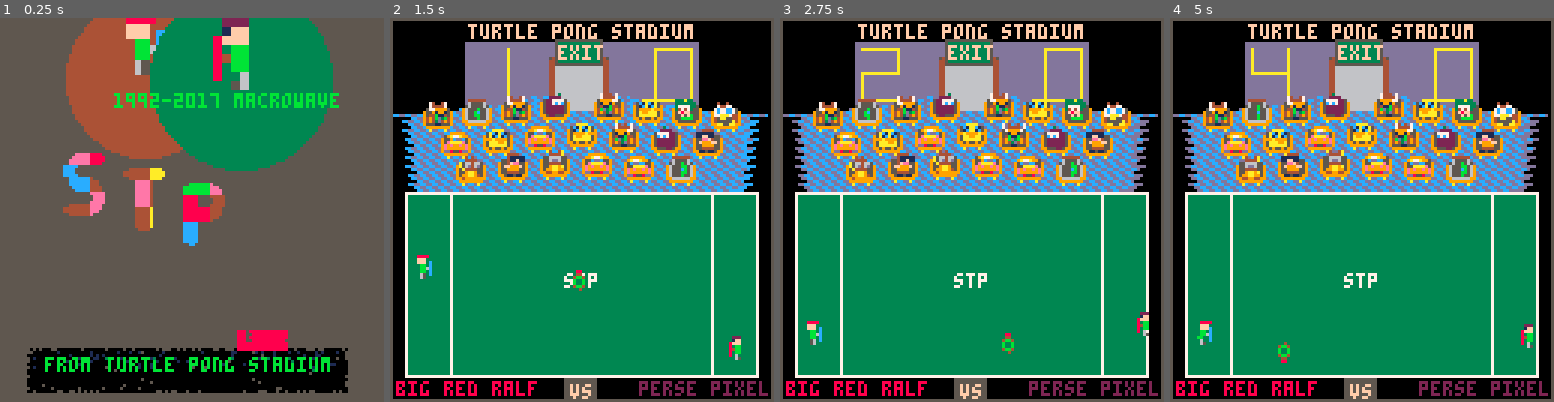
Above: before the commit, frames 1-4 (left to right).
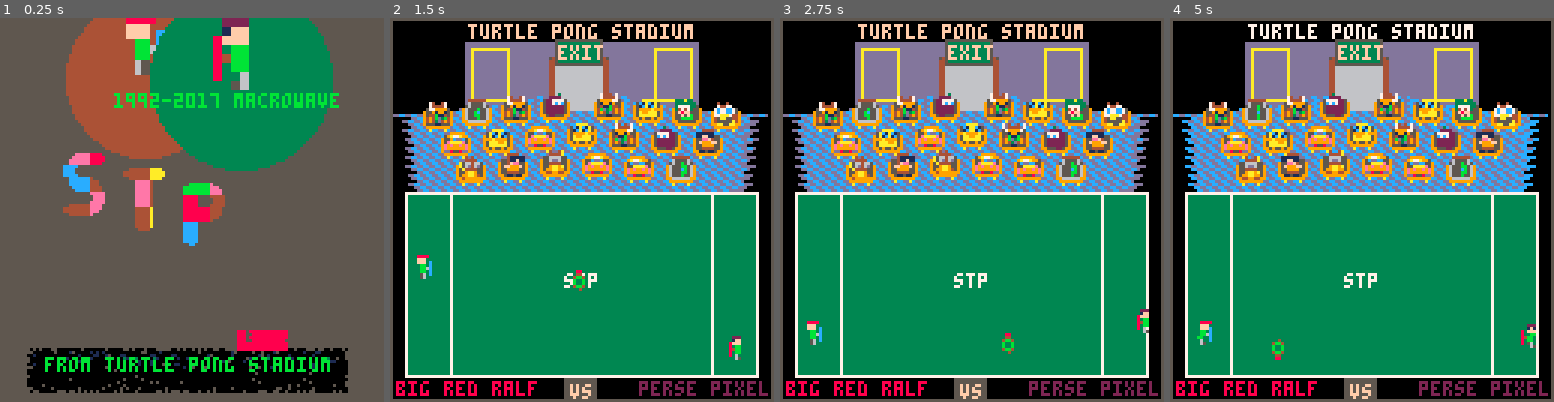
Above: after the commit, the same moments.

Repository: topromulan/STP4
Game: PICO-8 cartridge stp4.p8
Two runs of this game, one before a commit and one after it. Both use one fixed random seed, a clock stepped at 60 frames per second and the inputs below.
Inputs:
- Up to frame 1 (0.25 s): no input
- Up to frame 2 (1.5 s): tap X (X key) at 0.33, 1.07 s; tap O (Z key) at 0.7 s
- Up to frame 3 (2.75 s): hold Right 1.6-2.1 s; hold P2 Left 1.6-2.1 s; tap O (Z key) at 1.7, 2.1, 2.5 s; tap X (X key) at 1.85 s; hold Up 2.15-2.42 s; hold P2 Down 2.15-2.42 s; hold Right from 2.47 s (still down); hold P2 Left from 2.47 s (still down)
- Up to frame 4 (5 s): tap O (Z key) every 0.4 s from 2.9 to 4.9 s; tap X (X key) at 2.97, 4.08 s; release Right at 3.03 s; release P2 Left at 3.03 s; hold Left 3.08-3.58 s; hold P2 Right 3.08-3.58 s; hold Down 3.63-3.97 s; hold P2 Up 3.63-3.97 s; hold Right 4.02-4.68 s; hold P2 Left 4.02-4.68 s; hold Up from 4.73 s (still down); hold P2 Down from 4.73 s (still down)

The runs differ from the first frame. In frame 1, 0.9% of the frame differs, in the area x 7-89%, y 85-98%; in frame 2, 11%; in frame 3, 0.3%; in frame 4, 12%, in the area x 0-99%, y 1-90%.

Commit message:
newbtn system

Diff:
--- a/stp4.p8
+++ b/stp4.p8
@@ -111,6 +111,7 @@
  screen.draw=intro_draw
 
  game_init()
+ newbtn_init()
 
  cls(5)
 end
@@ -130,7 +131,7 @@
 
  if(btnp()!=0 and not intro_ending) intro_ending=true
  for p=1,2 do
-  if(btnp(4,p%2) or btnp(5,p%2)) then
+  if(newbtnp("o",p) or newbtnp("x",p)) then
    if(players[p].ai) then
     players[p].ai=false
    else
@@ -170,6 +171,7 @@
  if(rnd()>0.985) then ry+=rnd()-suby end
 
  sound_effect_mgmt()
+ newbtn_mgmt()
 end
 
 function intro_draw()
@@ -311,6 +313,10 @@
 
  players[1].ai=true
  players[2].ai=true
+ players[1].js={}
+ players[1].js.num=1
+ players[2].js={}
+ players[2].js.num=0
 
  players[1].sprites={9,25,41,57,56,55,54}
  players[2].sprites={10,26,42,58,59,60,61}
@@ -452,7 +458,7 @@
   oddball.dx=0 oddball.dy=0
   players[num].holding=true
  elseif(players[num].holding) then
-  if(btn(4,num%2)) then
+  if(newbtn("o",num)) then
    --still winding up
    players[num].winding_up=true
    player_windup(num)
@@ -546,11 +552,11 @@
 
  for p=1,2 do
   set_player_pose(p,1+flr(rnd(1.05)))
-  if(not players[p].ai and (players[p].holding or players[p].dancing or not btn(4,p%2))) then
-   if(btn(0,p%2)) players[p].dx-=0.45-rnd(0.05)
-   if(btn(1,p%2)) players[p].dx+=0.39+rnd(0.05)
-   if(btn(2,p%2)) players[p].dy-=0.45-rnd(0.03)
-   if(btn(3,p%2)) players[p].dy+=0.45+rnd(0.03)
+  if(not players[p].ai and (players[p].holding or players[p].dancing or not newbtn("o",p))) then
+   if(newbtn("l",p)) players[p].dx-=0.45-rnd(0.05)
+   if(newbtn("r",p)) players[p].dx+=0.39+rnd(0.05)
+   if(newbtn("u",p)) players[p].dy-=0.45-rnd(0.03)
+   if(newbtn("d",p)) players[p].dy+=0.45+rnd(0.03)
   elseif(players[p].ai) then
    -- simple ai
    -- later integrate w normal movement
@@ -561,10 +567,11 @@
     players[p].y+=2
    end
   end
-  if(not (btn(0,p%2) or btn(1,p%2))) players[p].dx*=0.65
-  if(not (btn(2,p%2) or btn(3,p%2))) players[p].dy*=0.74
+  if(not (newbtn("l",p) or newbtn("r",p))) players[p].dx*=0.65
+  if(not (newbtn("u",p) or newbtn("d",p))) players[p].dy*=0.74
   --introduces a waver when not hanging onto the paddle
-  if(band(shr(btn(),(p%2)*8),2^0+2^1+2^2+2^3)==0) then
+--  if(band(shr(btn(),(p%2)*8),2^0+2^1+2^2+2^3)==0) then
+  if(not (newbtn("l",p) or newbtn("r",p) or newbtn("u",p) or newbtn("d",p))) then
    players[p].dx*=(0.7+rnd(0.6))
    players[p].dy*=(0.7+rnd(0.6))
    if(rnd()<players[p].dx) players[p].dx*=-1
@@ -595,8 +602,8 @@
    players[p].y+=players[p].dy
   end
 
-  if(btn(4,p%2) or players[p].winding_up) then player_service(p) end
-  if(btnp(5,(p+1)%2)) then players[p].score+=1 end
+  if(newbtn("o",p) or players[p].winding_up) then player_service(p) end
+--  if(newbtnp("x",p)) then players[(p%2)+1].score+=1 end
  end
 
  if(oddball.upforgrabs) then
@@ -673,7 +680,7 @@
    sfx(1+oddball.approaching_player)
    --glancing blows
    --extra oomph
-   if(btn(4,oddball.approaching_player%2)) then oddball.dx*=1.1 sfx(0) end
+   if(newbtn("o",oddball.approaching_player)) then oddball.dx*=1.1 sfx(0) end
   end
  end
 
@@ -719,6 +726,7 @@
  end
 
  sound_effect_mgmt()
+ newbtn_mgmt()
 end
 
 function shuffle_audience_timing()
@@ -1009,7 +1017,10 @@
 
 function party_update()
  party_time=cycles-party_started
- if(party_time>120 or ((party_time>25) and (btnp(4,0)  or  btnp(4,1)))) then do_intro() end
+ if(party_time>120 or ((party_time>25) and (newbtnp("o",1) or newbtnp("o",2)))) then do_intro() end
+
+ sound_effect_mgmt()
+ newbtn_mgmt()
 end
 
 function party_draw()
@@ -1111,6 +1121,62 @@
 function schedule_sfx(s,o)
  add(scheduled_sfx,{s,cycles+o})
 end
+
+function newbtn_init()
+ for p=1,2 do
+  for b=0,5 do
+   if(btn(b,players[p].js.num)) then
+    --false is a reminder that it
+    -- was already pressed at init
+    players[p].js[newbtn_conv(b)]=false
+   else
+    players[p].js[newbtn_conv(b)]=nil
+   end
+  end
+ end
+end
+
+function newbtn_conv(x)
+ js_mappings={
+  {0,"l"},{1,"r"},{2,"u"},{3,"d"},
+  {4,"o"},{5,"x"}
+ }
+ for i=1,#js_mappings do
+  if(x==js_mappings[i][1]) return js_mappings[i][2]
+  if(x==js_mappings[i][2]) return js_mappings[i][1]
+ end
+ debug1="newbtn_convert miss"
+end
+
+function newbtn_mgmt()
+ for p=1,2 do
+  for b=0,5 do
+   local m=newbtn_conv(b)
+   if(btn(b,players[p].js.num)) then
+    if(players[p].js[m]) then
+     players[p].js[m]+=1
+    else
+     players[p].js[m]=0
+    end
+   else
+    players[p].js[m]=nil
+   end
+  end
+ end
+end
+
+function newbtn(b,p)
+ if(players[p].js[b]) return true
+ return false
+end
+
+function newbtnp(b,p)
+ if(newbtn(b,p)) then
+  if(players[p].js[b]==0) return true
+ end
+ return false
+end
+
 __gfx__
 00000000000000000000000000000000000000000000000000000000000000000000000000888800002220000000000000088000000000000000000000000000
 00000000000000000000000000000000000000000000000000000000000000000000000000fff000001ff0000084000000044000000008800000000000000000
